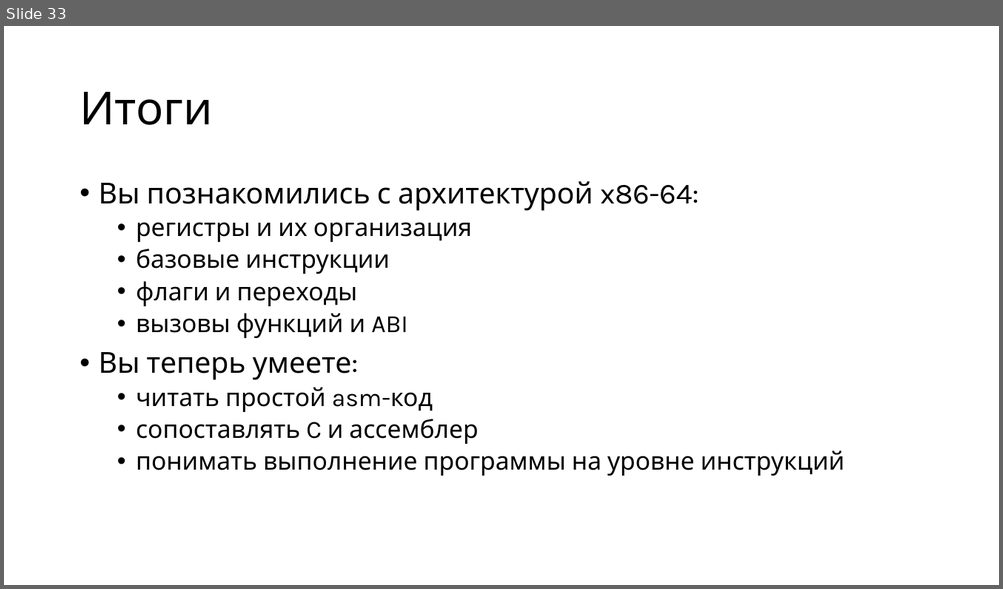
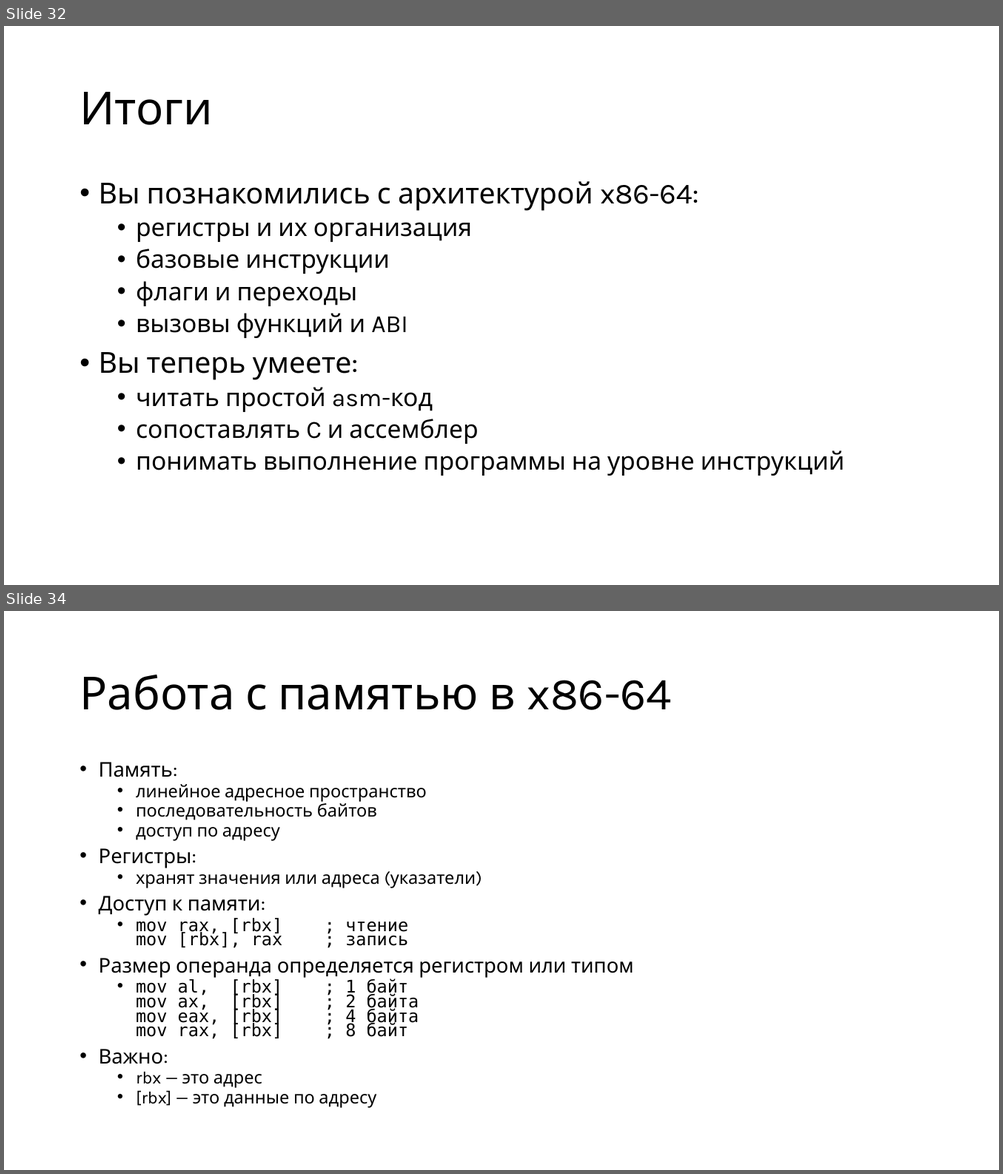
Before and after one commit to alexey-malov/mpp, a slide deck: lectures/13/Intel x86-64 Assembly.pptx. Shown one above the other, each under a label of ours: slide 33 before the commit, slides 32 and 34 after it; the slides between them are not shown. The pictures are 1003x589 and 1003x1174 pixels, drawn with LibreOffice and Linux fonts; fonts in the diff are those of the drawing. Boxes give left, top, right and bottom in pixels: in the first picture for what was removed or moved away, otherwise in the second. Text is boxed around its words. In the diff, an @@ line names an element or a change of style, - is before the commit and + after.

```diff
--- a/lectures/13/Intel x86-64 Assembly.pptx
+++ b/lectures/13/Intel x86-64 Assembly.pptx
@@ slide 34 added at bbox=[4, 611, 999, 1170], background #FFFFFF @@
@@ title added at bbox=[79, 675, 672, 710], 44 pt, text #000000 @@
+Работа с памятью в x86-64
@@ text added at bbox=[99, 762, 634, 1108], 16.8 pt, text #000000 @@
+• Память:
+  • линейное адресное пространство
+  • последовательность байтов
+  • доступ по адресу
+• Регистры:
+  • хранят значения или адреса (указатели)
+• Доступ к памяти:
+  • mov rax, [rbx] ; чтение
+    mov [rbx], rax ; запись
+• Размер операнда определяется регистром или типом
+  • mov al, [rbx] ; 1 байт
+    mov ax, [rbx] ; 2 байта
+    mov eax, [rbx] ; 4 байта
+    mov rax, [rbx] ; 8 байт
+• Важно:
+  • rbx — это адрес
+  • [rbx] — это данные по адресу
@@ what was slide 33 is now slide 32 @@
```
Also in this commit, not shown: 45 other slides added, 1 slide removed, 2 other files.
